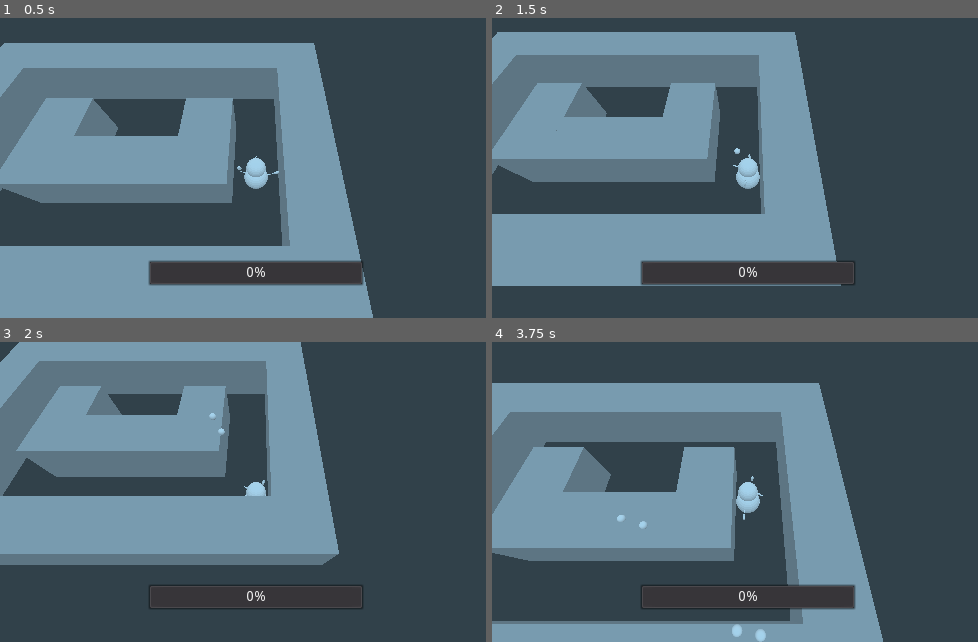
Above: before the commit, frames 1-4 (two rows, left to right).
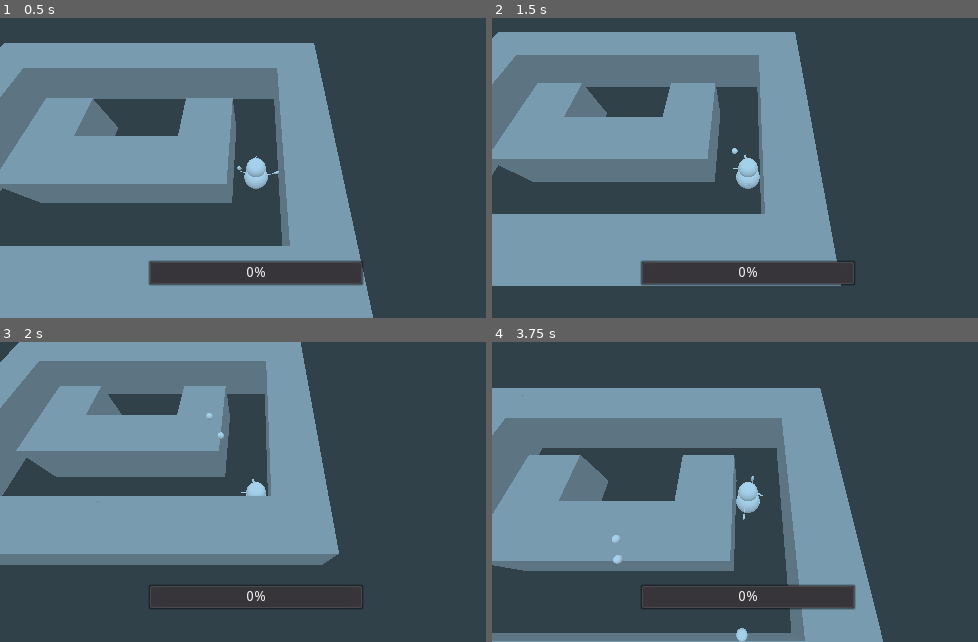
Above: after the commit, the same moments.

Repository: Altoc/crazy-christmas
Game: Godot game, scene res://scenes/Main.tscn
Same seed, same stepped clock (60 frames per second), same inputs: the game is played once before the commit and once after it.
Inputs (mouse positions are in pixels of both pictures, inside the frame that each line leads up to):
- Up to frame 1 (0.5 s): no input
- Up to frame 2 (1.5 s): move the mouse to (861, 153) at 0.52 s; press the mouse at (861, 153) at 0.53 s; hold D (PlayerRight) 0.53-1.28 s; tap Enter at 1.25 s; move the mouse to (647, 183) at 1.27 s; release the mouse at (647, 183) at 1.28 s; hold S (PlayerBackward) from 1.28 s (still down); click (647, 183) at 1.35 s
- Up to frame 3 (2 s): keep holding S (PlayerBackward)
- Up to frame 4 (3.75 s): move the mouse to (798, 426) at 2.02 s; release S (PlayerBackward) at 2.03 s; press the mouse at (798, 426) at 2.03 s; hold D (PlayerRight) 2.03-2.78 s; move the mouse to (720, 552) at 2.77 s; release the mouse at (720, 552) at 2.78 s; hold W (PlayerForward) 2.78-3.53 s; click (720, 552) at 2.85 s; move the mouse to (900, 537) at 3.52 s; press the mouse at (900, 537) at 3.53 s; hold A (PlayerLeft) from 3.53 s (still down)

Frame 1 is identical in both runs. In frame 2, 0.1% of the frame differs, in the area x 0-71%, y 4-81%; in frame 3, 0.1%; in frame 4, 13%, in the area x 0-81%, y 13-100%.

Commit message:
fix rotation on old pos

Diff:
--- a/Crazy Christmas/scripts/PlayerMovement.gd
+++ b/Crazy Christmas/scripts/PlayerMovement.gd
@@ -72,7 +72,6 @@
 		setPlayerState(PLAYER_STATES.RUN)
 	velocity = move_and_slide(velocity, Vector3(0, 1, 0),
 									true, 4, PI/4, false)
-	look_at(toRay, Vector3(0,1,0))
 	rotation.x = 0
 	rotation.z = 0
 
@@ -80,9 +79,11 @@
 	if event is InputEventMouseMotion:
 		var fromRay = camera.project_ray_origin(event.position)
 		toRay = fromRay + camera.project_ray_normal(event.position) * RAY_LENGTH
+		look_at(toRay, Vector3(0,1,0))
 	if event is InputEventMouseButton && event.button_index == 0 && snowballReady:
 		var fromRay = camera.project_ray_origin(event.position)
 		toRay = fromRay + camera.project_ray_normal(event.position) * RAY_LENGTH
+		look_at(toRay, Vector3(0,1,0))
 		setPlayerState(PLAYER_STATES.SNOWBALL_CHARGE)
 
 func chargeSnowball(delta):
